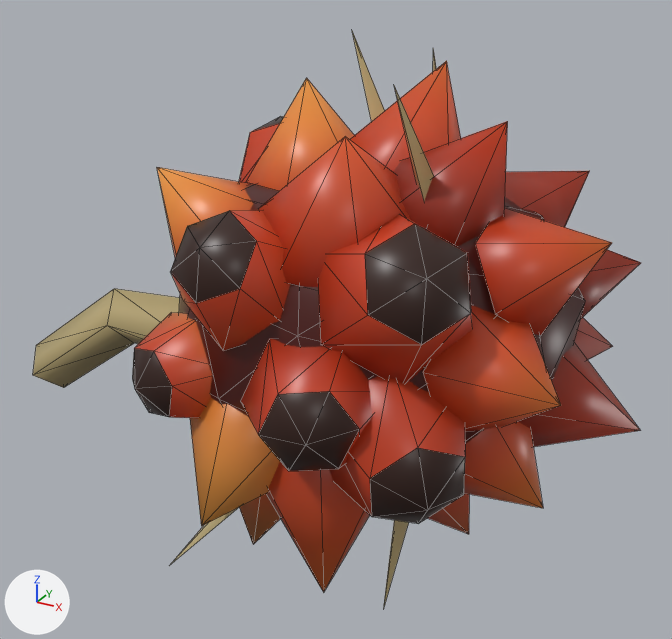
Renders of the glTF model game/assets/models/tbs.glb from each side of a commit.
Camera for both pictures: a 50 mm lens placed at (0.347, -0.702, 0.581), pointed at (-0.046, 0.012, 0.223). Lighting does not change. The marker at lower left points along +X, +Y and +Z. The picture after the commit comes second. Mesh edges are drawn as thin lines. Where no turn or scale is listed for an object, it has been applied to the vertices. Vertices at exactly the same position are counted once.

The first picture shows 'tbs_mesh'.
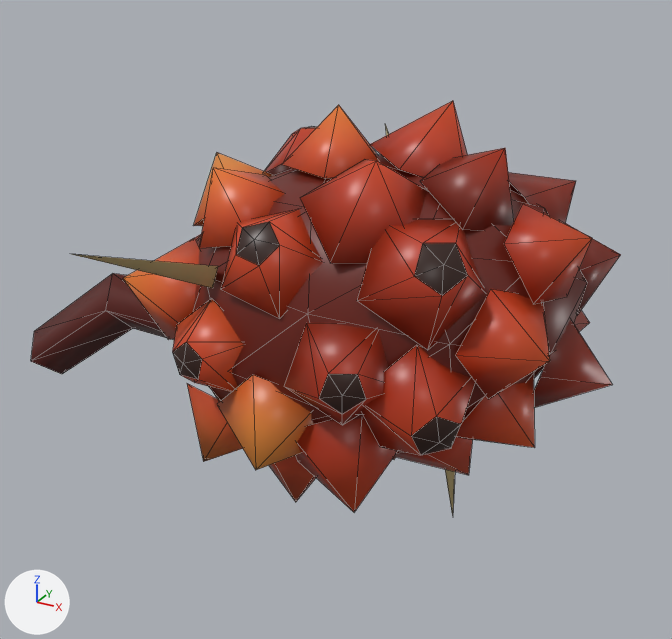
Where the change shows, as pixel boxes [x1, y1, x2, y2] in the pictures (672 x 639 px; the box of a moved part takes in the faces that stretch with it):
'tbs_mesh', reshaped (28% shorter): before [33, 31, 641, 609]; after [31, 101, 621, 517]
part 1 of me_tbs_mesh, moved or reshaped: before [179, 184, 585, 444]; after [193, 154, 587, 424]
part 2 of me_tbs_mesh, moved or reshaped: before [33, 289, 180, 388]; after [31, 273, 174, 374]
part 3 of me_tbs_mesh, rebuilt (16% narrower, 26% shorter): before [329, 376, 465, 524]; after [361, 345, 475, 455]
part 4 of me_tbs_mesh, rebuilt (20% narrower, 23% shorter): before [241, 338, 372, 471]; after [284, 323, 388, 425]
part 5 of me_tbs_mesh, rebuilt (17% narrower, 22% shorter): before [318, 214, 473, 383]; after [357, 219, 486, 350]
part 6 of me_tbs_mesh, rebuilt: before [239, 117, 283, 184]; after [265, 126, 317, 175]
part 7 of me_tbs_mesh, rebuilt: before [190, 398, 280, 526]; after [217, 375, 314, 470]
part 8 of me_tbs_mesh, rebuilt: before [157, 167, 253, 258]; after [199, 168, 285, 248]
part 9 of me_tbs_mesh, rebuilt: before [259, 137, 411, 287]; after [300, 159, 427, 263]
part 10 of me_tbs_mesh, rebuilt: before [239, 494, 281, 544]; after [269, 456, 316, 502]
part 11 of me_tbs_mesh, rebuilt: before [578, 250, 641, 320]; after [564, 223, 621, 315]
part 12 of me_tbs_mesh, rebuilt (36% narrower, 20% shorter): before [475, 208, 612, 335]; after [504, 203, 592, 304]
part 13 of me_tbs_mesh, rebuilt: before [505, 171, 590, 227]; after [508, 172, 576, 223]
part 14 of me_tbs_mesh, rebuilt (32% narrower, 13% shorter): before [423, 305, 561, 432]; after [456, 289, 550, 399]
part 15 of me_tbs_mesh, rebuilt: before [246, 78, 354, 191]; after [281, 105, 380, 178]
part 16 of me_tbs_mesh, rebuilt (18% narrower, 34% shorter): before [393, 121, 508, 247]; after [420, 148, 514, 231]
part 17 of me_tbs_mesh, rebuilt: before [349, 61, 461, 172]; after [370, 101, 468, 176]
part 18 of me_tbs_mesh, deleted (mostly hidden): before [169, 31, 436, 609]
part 19 of me_tbs_mesh, moved or reshaped: before [132, 210, 640, 593]; after [72, 124, 613, 517]

Patch to the scene script:
```diff
--- a/game/assets/models/tbs.glb.py
+++ b/game/assets/models/tbs.glb.py
@@ me_tbs_mesh @@
-me_tbs_mesh.from_pydata(...)  # 350 vertices, 402 faces; spans x -0.381..0.241, y -0.213..0.228, z 0.0..0.484
+me_tbs_mesh.from_pydata(...)  # 351 vertices, 394 faces; spans x -0.381..0.214, y -0.209..0.216, z 0.0..0.436
+# me_tbs_mesh part 1: the loose piece of 42 vertices spanning x -0.182..0.182, y -0.162..0.152, z 0.077..0.392 is multiplied about its middle by the matrix ((0.991, 0.016, 0.027), (0.016, 0.883, 0.004), (0.027, 0.004, 0.888)), then moved by (0.0, 0.001, 0.017)
+# me_tbs_mesh part 2: the loose piece of 12 vertices spanning x -0.381..-0.159, y -0.082..0.01, z 0.104..0.231 is moved by (0.0, 0.0, 0.017)
+# me_tbs_mesh part 3: the loose piece of 13 vertices spanning x 0.024..0.144, y -0.181..-0.057, z 0.131..0.264 is rebuilt with 11 vertices and now spans x 0.049..0.131, y -0.139..-0.06, z 0.175..0.276
+# me_tbs_mesh part 4: the loose piece of 13 vertices spanning x -0.037..0.075, y -0.205..-0.112, z 0.171..0.283 is rebuilt with 11 vertices and now spans x -0.007..0.076, y -0.166..-0.102, z 0.2..0.289
+# me_tbs_mesh part 5: the loose piece of 13 vertices spanning x 0.009..0.136, y -0.168..-0.041, z 0.246..0.376 is rebuilt with 11 vertices and now spans x 0.044..0.129, y -0.125..-0.041, z 0.274..0.363
+# me_tbs_mesh part 6: the loose piece of 13 vertices spanning x -0.166..-0.052, y -0.016..0.094, z 0.304..0.402 is rebuilt with 11 vertices and now spans x -0.134..-0.042, y -0.006..0.079, z 0.332..0.396
+# me_tbs_mesh part 7: the loose piece of 7 vertices spanning x -0.107..0.003, y -0.213..-0.101, z 0.111..0.225 is rebuilt with 6 vertices and now spans x -0.08..0.014, y -0.174..-0.101, z 0.147..0.236
+# me_tbs_mesh part 8: the loose piece of 7 vertices spanning x -0.162..-0.06, y -0.119..-0.026, z 0.287..0.388 is rebuilt with 6 vertices and now spans x -0.137..-0.047, y -0.105..-0.028, z 0.319..0.388
+# me_tbs_mesh part 9: the loose piece of 7 vertices spanning x -0.06..0.076, y -0.135..-0.013, z 0.307..0.435 is rebuilt with 6 vertices and now spans x -0.027..0.077, y -0.116..-0.023, z 0.333..0.412
+# me_tbs_mesh part 10: the loose piece of 7 vertices spanning x -0.14..-0.012, y -0.109..0.007, z 0.012..0.128 is rebuilt with 6 vertices and now spans x -0.105..-0.004, y -0.1..-0.007, z 0.065..0.14
+# me_tbs_mesh part 11: the loose piece of 7 vertices spanning x 0.114..0.21, y 0.024..0.122, z 0.223..0.331 is rebuilt with 6 vertices and now spans x 0.133..0.196, y 0.025..0.101, z 0.259..0.34
+# me_tbs_mesh part 12: the loose piece of 7 vertices spanning x 0.114..0.211, y -0.075..0.033, z 0.268..0.364 is rebuilt with 6 vertices and now spans x 0.131..0.193, y -0.05..0.031, z 0.294..0.367
+# me_tbs_mesh part 13: the loose piece of 7 vertices spanning x 0.059..0.155, y 0.022..0.123, z 0.277..0.372 is rebuilt with 6 vertices and now spans x 0.086..0.152, y 0.029..0.106, z 0.3..0.371
+# me_tbs_mesh part 14: the loose piece of 7 vertices spanning x 0.101..0.205, y -0.12..-0.017, z 0.192..0.307 is rebuilt with 6 vertices and now spans x 0.118..0.186, y -0.099..-0.021, z 0.225..0.317
+# me_tbs_mesh part 15: the loose piece of 7 vertices spanning x -0.113..-0.001, y -0.068..0.052, z 0.363..0.451 is rebuilt with 6 vertices and now spans x -0.076..0.014, y -0.052..0.041, z 0.379..0.43
+# me_tbs_mesh part 16: the loose piece of 7 vertices spanning x 0.024..0.122, y -0.068..0.036, z 0.328..0.436 is rebuilt with 6 vertices and now spans x 0.058..0.129, y -0.053..0.034, z 0.344..0.413
+# me_tbs_mesh part 17: the loose piece of 7 vertices spanning x -0.042..0.073, y -0.042..0.087, z 0.348..0.466 is rebuilt with 6 vertices and now spans x -0.012..0.083, y -0.028..0.067, z 0.362..0.436
+# me_tbs_mesh part 18: 6 loose pieces with 24 vertices, spanning x -0.108..0.078, y -0.207..0.228, z 0.005..0.484, are deleted
+# me_tbs_mesh part 19: 95 vertices removed from x -0.156..0.241, y -0.185..0.208, z 0.0..0.37; 146 vertices added at x -0.214..0.214, y -0.209..0.216, z 0.0..0.369
+# other edits to the shape of me_tbs_mesh do not show in these pictures
 me_tbs_mesh.materials.append(mat_m_fruit)
```
